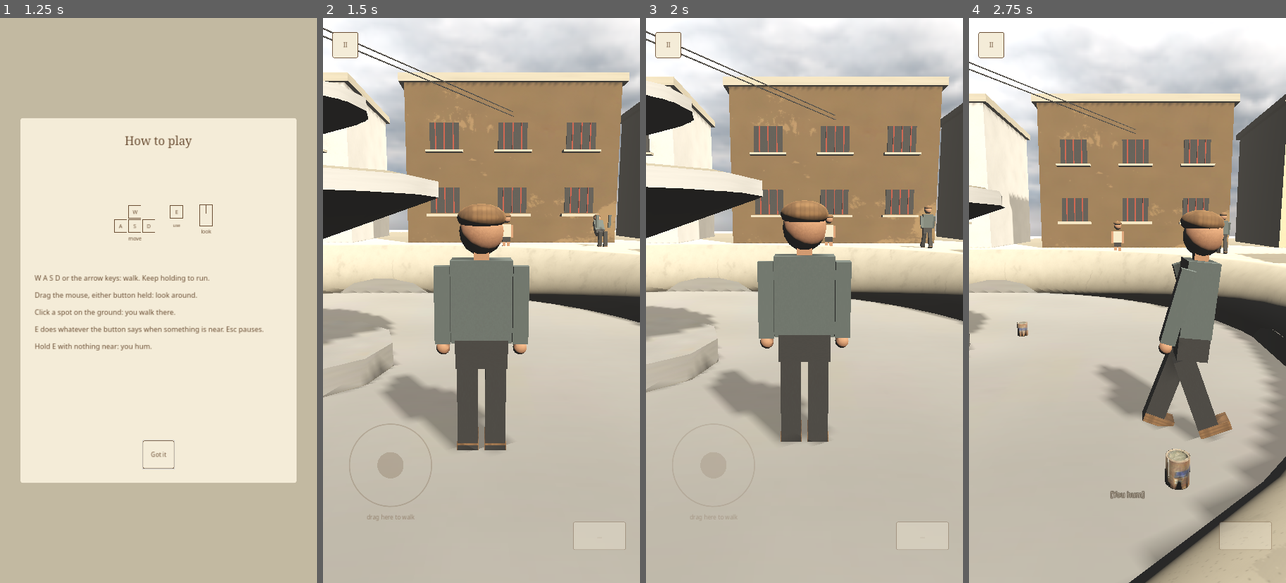
Above: before the commit, frames 1-4 (left to right).
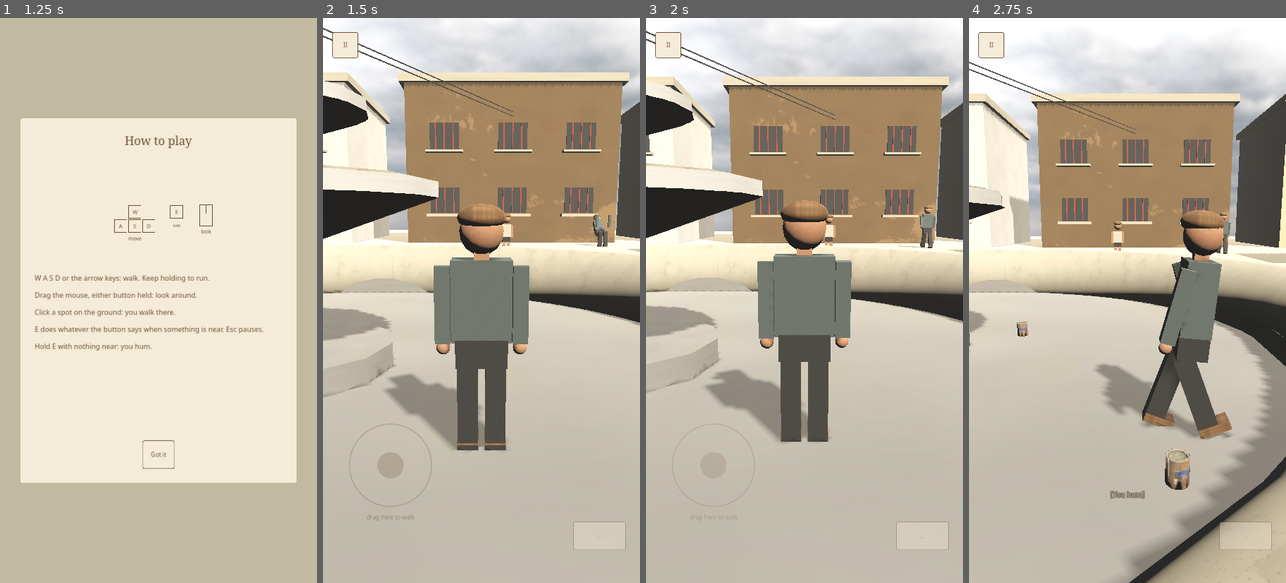
Above: after the commit, the same moments.

Repository: hkht-dev/b2k-poc-android
Game: Godot game, scene res://scenes/core/Main.tscn
The game is run twice, just before and just after one commit, with the same random seed, the same clock (stepped at 60 frames per second) and the same inputs. Sound files missing from this copy of the repository are replaced by a short silence.
Inputs (mouse positions are in pixels of both pictures, inside the frame that each line leads up to):
- Up to frame 1 (1.25 s): click "Begin" at 0.5 s
- Up to frame 2 (1.5 s): click "Got it" at 1.25 s
- Up to frame 3 (2 s): no input
- Up to frame 4 (2.75 s): tap Enter at 2 s; move the mouse to (1197, 272) at 2.02 s; hold D (move_right) from 2.03 s (still down); hold E (contextual) from 2.03 s (still down); click (1197, 272) at 2.17 s

Frame 1 is identical in both runs. In frame 2, 0.7% of the frame differs, in the area x 0-100%, y 11-77%; in frame 3, 0.6%; in frame 4, 2.0%, in the area x 0-100%, y 15-100%.

Commit message:
perf(street): shadow distance 45 m; record the web-build measurements
Co-Authored-By: Claude Fable 5.1 <noreply@anthropic.com>
Claude-Session: https://claude.ai/code/session_019B4hr1EzByYqCZV16Jz9d1

Diff:
--- a/scenes/street/Street.tscn
+++ b/scenes/street/Street.tscn
@@ -279,7 +279,7 @@
 environment = SubResource("Environment_vale")
 
 ; Overcast, but with a sun low enough to throw soft shadows: depth reads far
-; better once surfaces have texture. Orthogonal shadow, 70 m, one cascade.
+; better once surfaces have texture. Orthogonal shadow, 45 m, one cascade.
 [node name="Sun" type="DirectionalLight3D" parent="."]
 transform = Transform3D(0.866, -0.35, 0.357, 0, 0.714, 0.7, -0.5, -0.606, 0.618, 0, 24, 0)
 light_energy = 0.95
@@ -290,7 +290,7 @@
 shadow_bias = 0.06
 shadow_normal_bias = 1.5
 directional_shadow_mode = 0
-directional_shadow_max_distance = 70.0
+directional_shadow_max_distance = 45.0
 directional_shadow_fade_start = 0.85
 
 ; §B5: baked lighting. Baking needs the editor and a GPU (there is no headless
Not shown, changed: docs/DECISIONS.md
Not shown, changed: tools/gen_street.py
